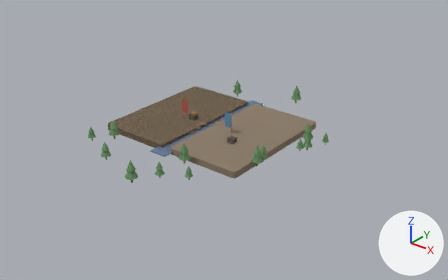
One commit to the Blender file content/stories/mahabharata/chapter-01-adi-parva/assets/blend/adi-11-division.blend: the scene before it, then after it.
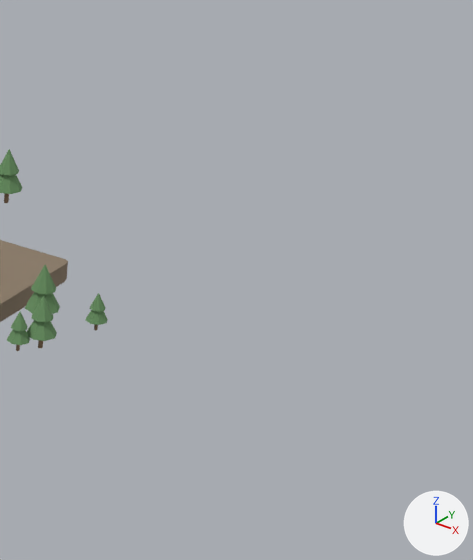
The first picture shows the older version from a 50 mm lens placed at (161.9, -193.9, 115.7), pointed at (5.2, 2.0, -5.7). The close-ups show the older and then the newer version on the part from 66% to 100% of the width and 13% to 78% of the height of that picture. Only the edits that show in the close-ups are written down. Lighting does not change. The marker at lower right points along +X, +Y and +Z.

Objects in the first close-up: 'GEO-east' and 11 more.
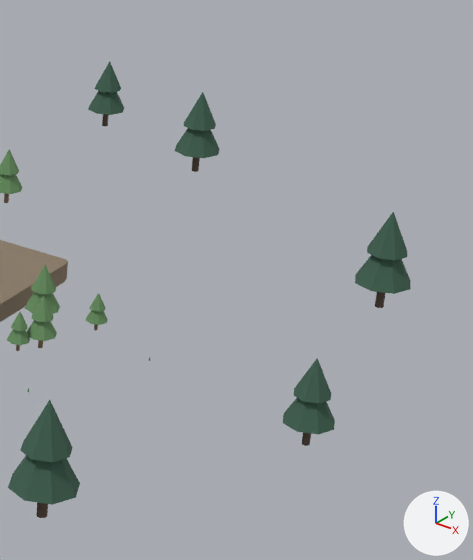
What differs and where, as boxes (x1, y1, x2, y2) in the close-ups (473 x 560 px):
'GEO-tree-canopy.056', added (dark green): after (8, 455, 80, 505)
'GEO-tree-canopy.057', added (dark green): after (20, 400, 73, 462)
'GEO-tree-canopy.032', added (dark green): after (355, 255, 411, 294)
'GEO-tree-canopy.030', added (dark green): after (283, 398, 335, 435)
'GEO-tree-canopy.033', added (dark green): after (367, 212, 407, 260)
'GEO-tree-canopy.031', added (dark green): after (294, 358, 331, 404)
'GEO-tree-canopy.034', added (dark green): after (175, 128, 219, 158)
'GEO-tree-canopy.035', added (dark green): after (183, 92, 216, 131)
'GEO-tree-canopy.036', added (dark green): after (88, 91, 124, 115)
'GEO-tree-canopy.037', added (dark green): after (95, 61, 121, 93)
'GEO-tree-trunk.028', added: after (36, 502, 48, 518)
'GEO-tree-trunk.016', added: after (375, 292, 385, 308)
'GEO-tree-trunk.015', added: after (302, 433, 311, 446)
'GEO-tree-trunk.017', added: after (192, 157, 200, 172)
'GEO-tree-trunk.018', added: after (102, 114, 108, 126)

What the commit changed:
Material 'MAT-adi-11-division-darkleaf' (mat_mat_adi_11_division_darkleaf) is new.
Its base color is (0.05, 0.12, 0.08) (dark green #3f6150).
Its roughness is 1.0.
Material 'MAT-adi-11-division-darktrunk' (mat_mat_adi_11_division_darktrunk) is new.
Its base color is (0.12, 0.08, 0.06) (brown #615045).
Its roughness is 1.0.
Mesh me_cone_049 is new.
It is an 8-sided cone pointing to +z spanning x -1.9..1.9, y -1.9..1.9, z -1.8..1.8.
It uses material mat_mat_adi_11_division_darkleaf (dark green #3f6150).
Mesh me_cylinder_004 is new.
It has 64 vertices, 34 faces and spans x -0.28..0.28, y -0.28..0.28, z -1.3..1.3.
It uses material mat_mat_adi_11_division_darktrunk (brown #615045).
Object 'GEO-tree-canopy.057' (ob_geo_tree_canopy_057) is new; it shows me_cone_049.
Its location is (68.2, -29.8, 11.9).
Its scale is (1.59, 1.59, 1.76).
Object 'GEO-tree-canopy.056' (ob_geo_tree_canopy_056) is new; it shows me_cone_049.
Its location is (68.2, -29.8, 7.9).
Its scale is (2.2, 2.2, 2.2).
Object 'GEO-tree-trunk.028' (ob_geo_tree_trunk_028) is new; it shows me_cylinder_004.
Its location is (68.2, -29.8, 2.9).
Its scale is (2.2, 2.2, 2.2).
Object 'GEO-tree-canopy.037' (ob_geo_tree_canopy_037) is new; it shows me_cone_049.
Its location is (8.4, 87.6, 9.3).
Its scale is (1.24, 1.24, 1.38).
Object 'GEO-tree-canopy.036' (ob_geo_tree_canopy_036) is new; it shows me_cone_049.
Its location is (8.4, 87.6, 6.2).
Its scale is (1.72, 1.72, 1.72).
Object 'GEO-tree-trunk.018' (ob_geo_tree_trunk_018) is new; it shows me_cylinder_004.
Its location is (8.4, 87.6, 2.2).
Its scale is (1.72, 1.72, 1.72).
Object 'GEO-tree-canopy.035' (ob_geo_tree_canopy_035) is new; it shows me_cone_049.
Its location is (30.9, 78.1, 10.8).
Its scale is (1.44, 1.44, 1.6).
Object 'GEO-tree-canopy.034' (ob_geo_tree_canopy_034) is new; it shows me_cone_049.
Its location is (30.9, 78.1, 7.2).
Its scale is (2.0, 2.0, 2.0).
Object 'GEO-tree-trunk.017' (ob_geo_tree_trunk_017) is new; it shows me_cylinder_004.
Its location is (30.9, 78.1, 2.6).
Its scale is (2.0, 2.0, 2.0).
Object 'GEO-tree-canopy.033' (ob_geo_tree_canopy_033) is new; it shows me_cone_049.
Its location is (75.8, 47.4, 11.4).
Its scale is (1.52, 1.52, 1.69).
Object 'GEO-tree-canopy.032' (ob_geo_tree_canopy_032) is new; it shows me_cone_049.
Its location is (75.8, 47.4, 7.6).
Its scale is (2.11, 2.11, 2.11).
Object 'GEO-tree-trunk.016' (ob_geo_tree_trunk_016) is new; it shows me_cylinder_004.
Its location is (75.8, 47.4, 2.7).
Its scale is (2.11, 2.11, 2.11).
Object 'GEO-tree-canopy.031' (ob_geo_tree_canopy_031) is new; it shows me_cone_049.
Its location is (84.6, 4.5, 9.3).
Its scale is (1.24, 1.24, 1.38).
Object 'GEO-tree-canopy.030' (ob_geo_tree_canopy_030) is new; it shows me_cone_049.
Its location is (84.6, 4.5, 6.2).
Its scale is (1.73, 1.73, 1.73).
Object 'GEO-tree-trunk.015' (ob_geo_tree_trunk_015) is new; it shows me_cylinder_004.
Its location is (84.6, 4.5, 2.2).
Its scale is (1.73, 1.73, 1.73).
